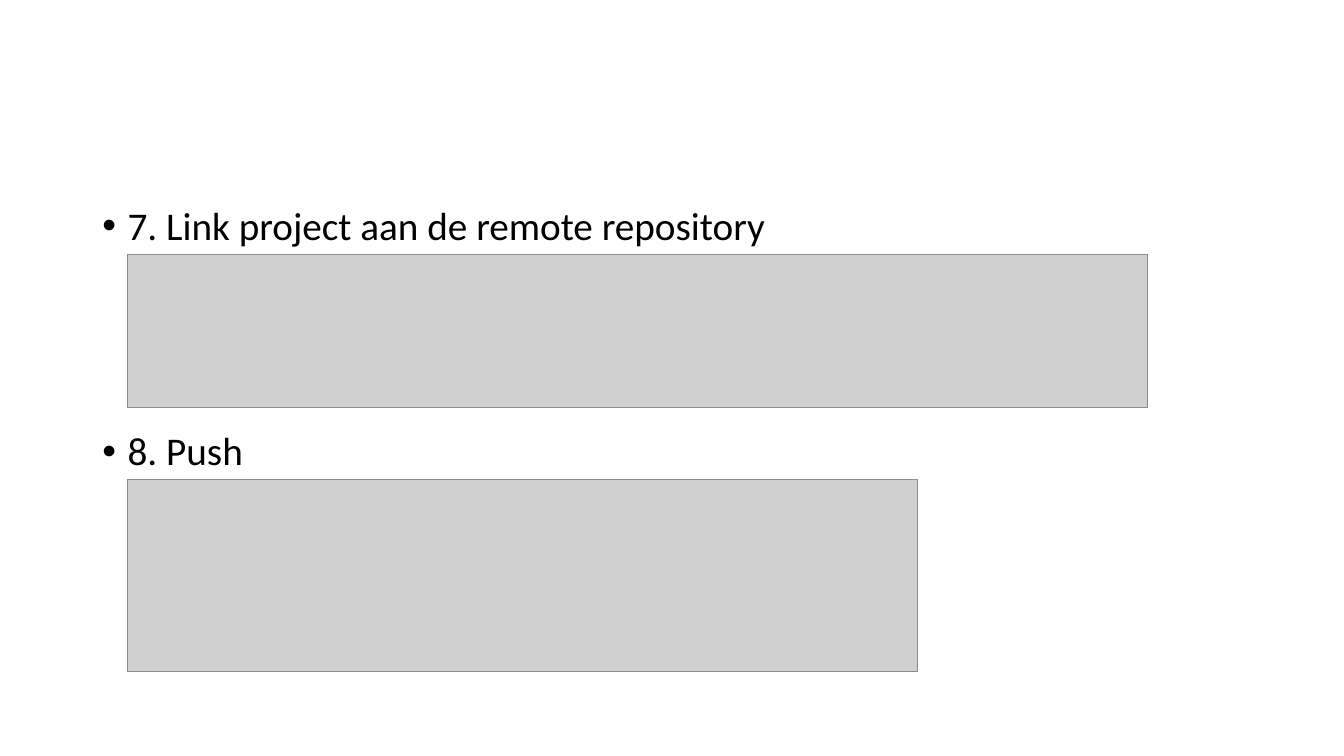
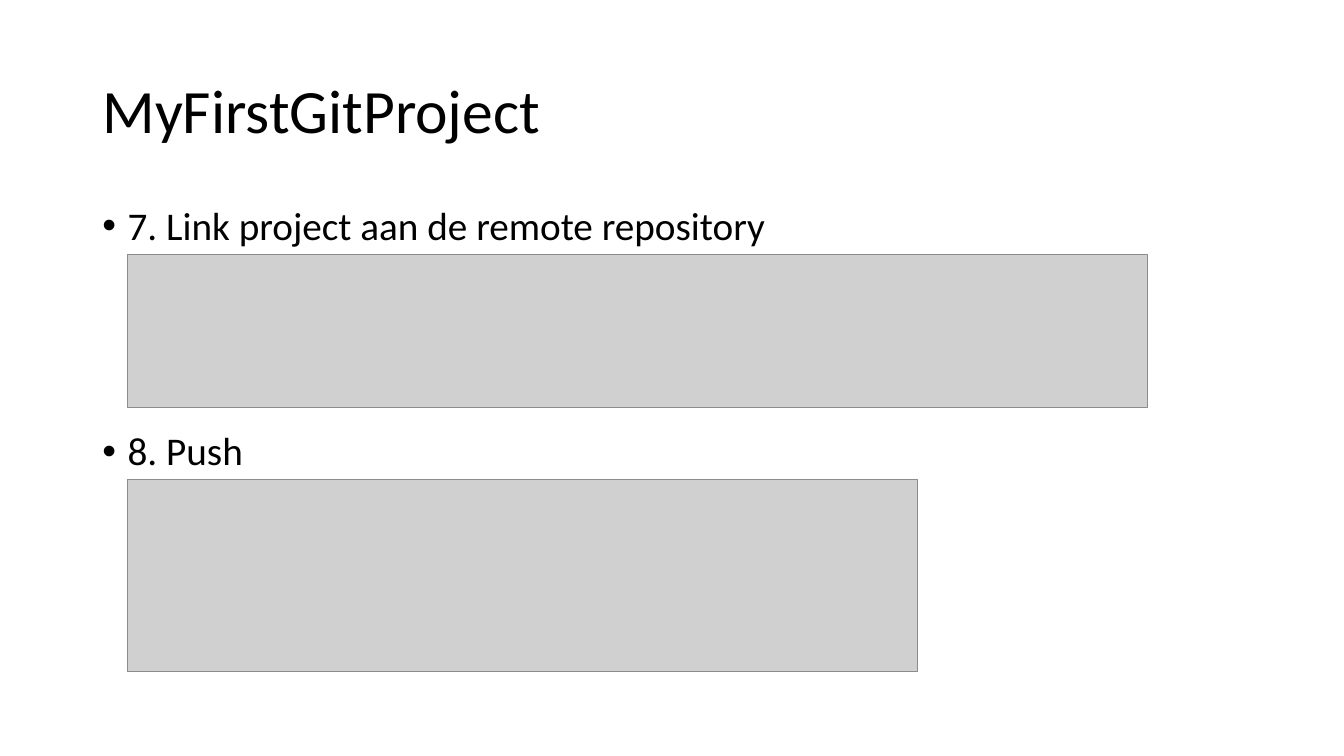
Before and after one commit to tomovermeers/MyFirstGitProject, a slide deck: slide 13 of GIT.pptx. Drawn at 1344x756 pixels with LibreOffice and Linux fonts; fonts in the diff are those of the drawing; grey boxes stand for pictures. Boxes give left, top, right and bottom in pixels: in the first picture for what was removed or moved away, otherwise in the second. Text is boxed around its words. In the diff, an @@ line names an element or a change of style, - is before the commit and + after.

```diff
--- a/GIT.pptx
+++ b/GIT.pptx
@@ title added at <box>102,90,539,144</box>, 44 pt, text #000000 @@
+MyFirstGitProject
```
Also in this commit, not shown: 10 other slides changed, 3 slides added, 1 other file.
